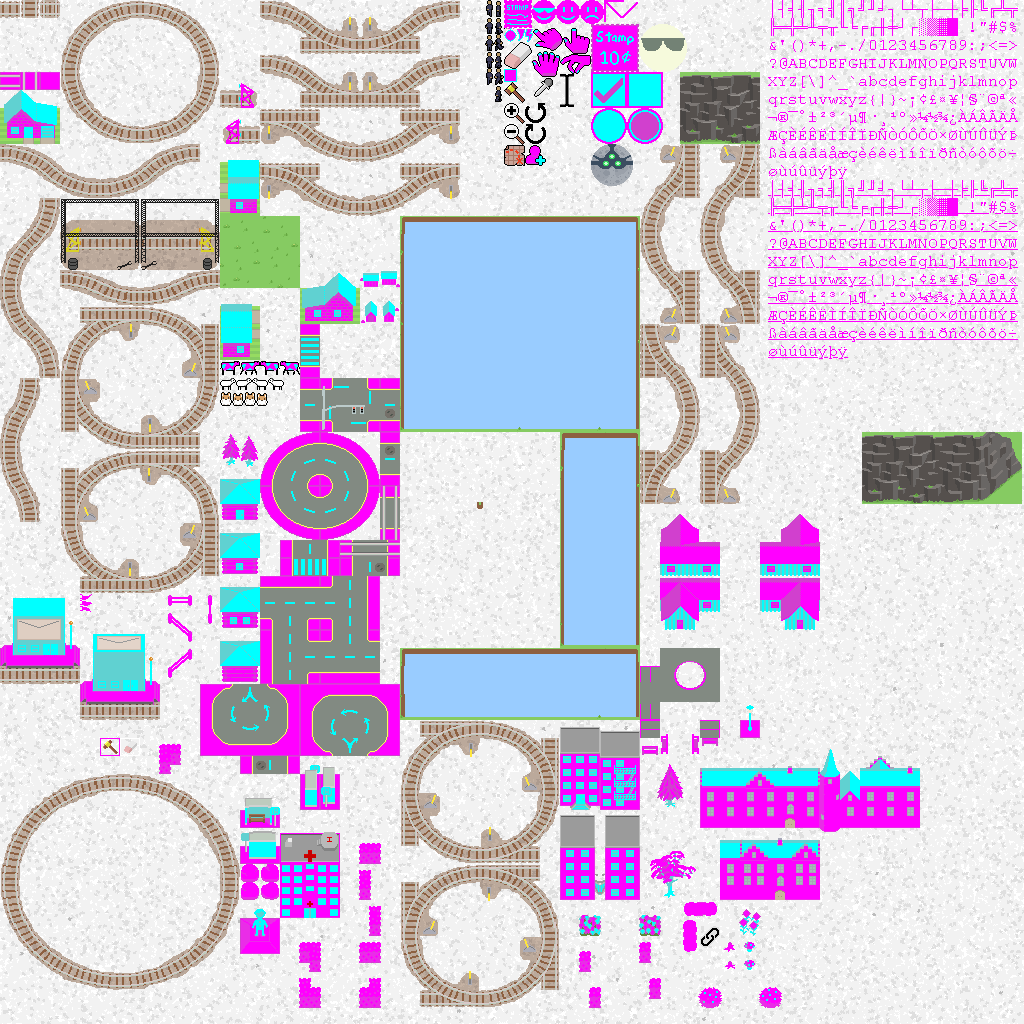
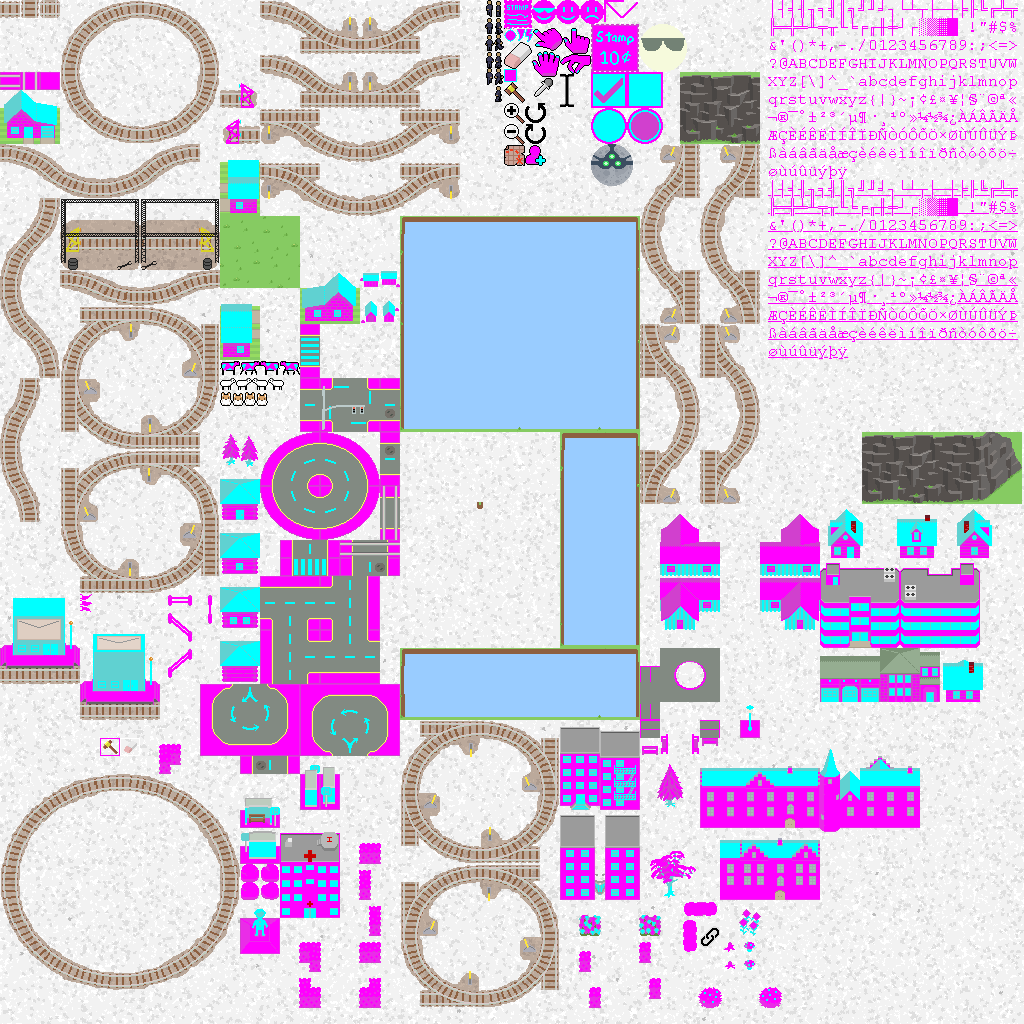
Two versions of the same layered image (1024x1024). Layer-by-layer changes:
painted on "Pasted Layer #3" over box(282, 509, 992, 916)
